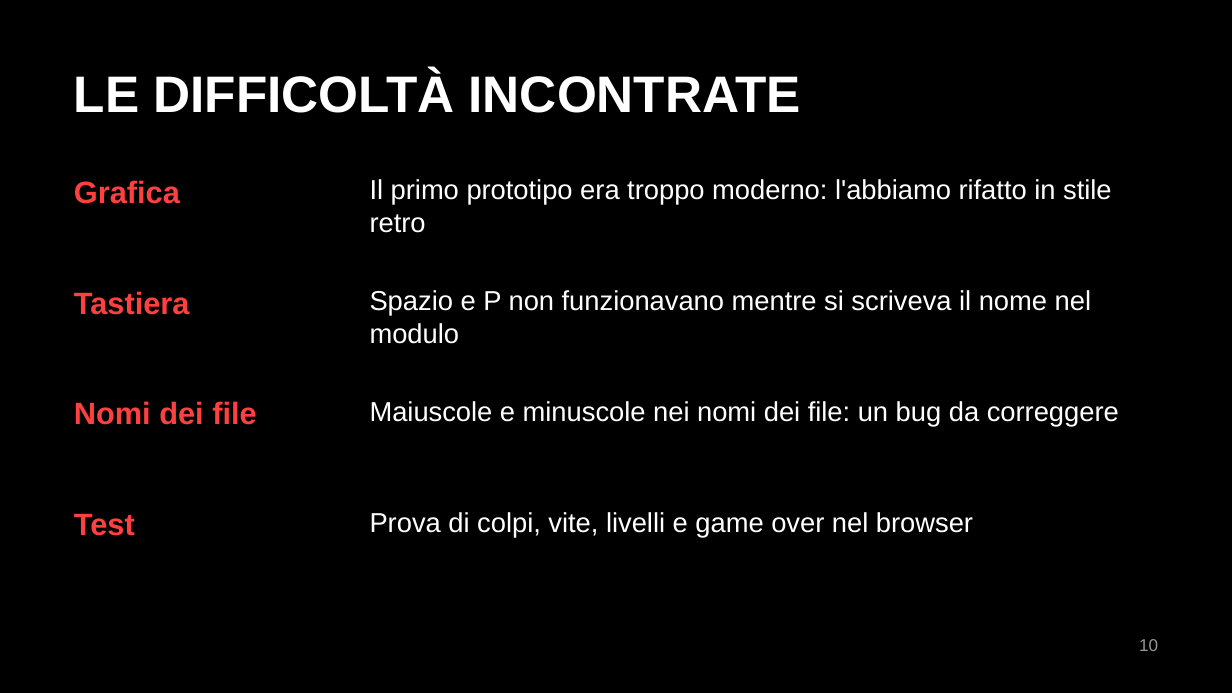
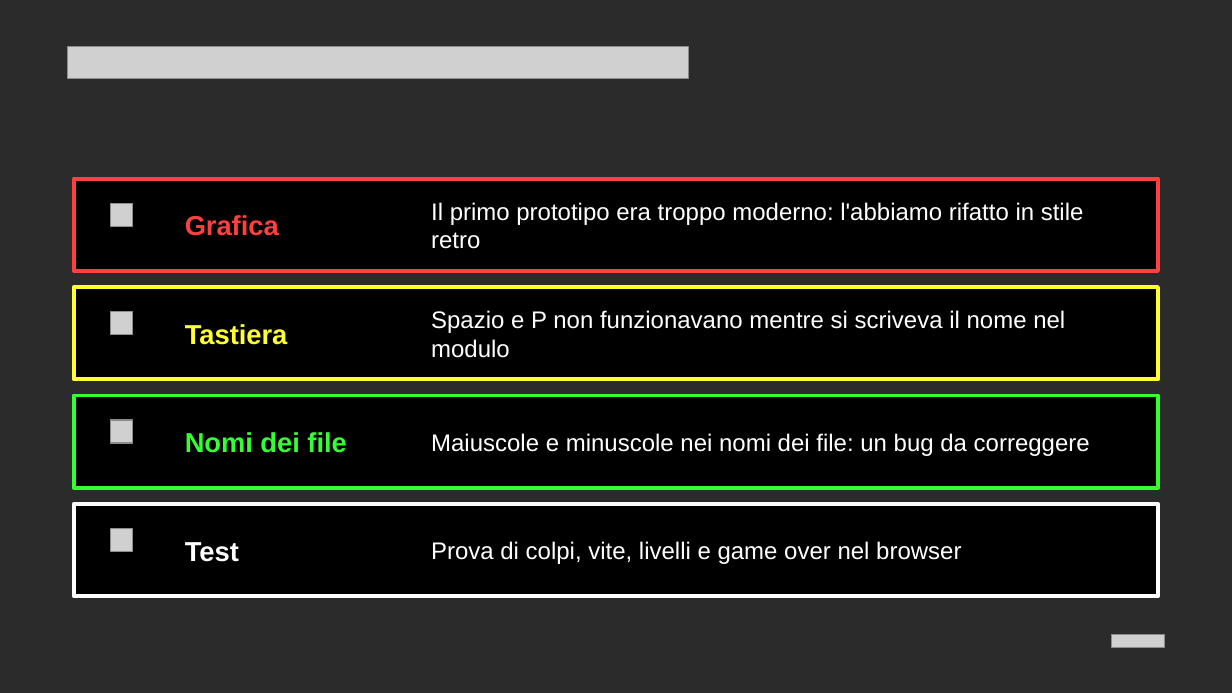
Before and after one commit to EliseyRotar/progetto-tps-arcade-games, a slide deck: slide 10 of consegna/Space Invaders - Presentazione.pptx. Drawn at 1232x693 pixels with LibreOffice and Linux fonts; fonts in the diff are those of the drawing; grey boxes stand for pictures; background and template pictures are left out; a plain dark background stands for a picture behind light text. Boxes give left, top, right and bottom in pixels: in the first picture for what was removed or moved away, otherwise in the second. Text is boxed around its words. In the diff, an @@ line names an element or a change of style, - is before the commit and + after.

```diff
--- a/consegna/Space Invaders - Presentazione.pptx
+++ b/consegna/Space Invaders - Presentazione.pptx
@@ background #000000 to picture (left out) @@
@@ picture added at [68, 47, 689, 79] @@
@@ text removed at [74, 71, 801, 113] @@
-LE DIFFICOLTÀ INCONTRATE
@@ rectangle added at [74, 179, 1158, 271], fill #000000, outline #FF4040 2.25 pt @@
@@ text "Grafica": place and size @@
-text "Grafica" at [74, 180, 180, 204]
+text "Grafica" at [185, 215, 279, 236]
@@ text "Grafica" at [185, 215, 279, 236]: size 18 to 16 pt; vertical alignment top to middle @@
@@ text "Il primo prototipo era troppo ...": place and size @@
-text "Il primo prototipo era troppo ..." at [370, 179, 1112, 233]
+text "Il primo prototipo era troppo ..." at [431, 202, 1084, 249]
@@ picture added at [111, 203, 133, 227] @@
@@ rectangle added at [74, 287, 1158, 379], fill #000000, outline #FFFF33 2.25 pt @@
@@ text "Tastiera": place and size @@
-text "Tastiera" at [74, 291, 190, 315]
+text "Tastiera" at [185, 324, 288, 345]
@@ text "Tastiera" at [185, 324, 288, 345]: size 18 to 16 pt, text colour #FF4040 to #FFFF33; vertical alignment top to middle @@
@@ text "Spazio e P non funzionavano ...": place and size @@
-text "Spazio e P non funzionavano ..." at [370, 290, 1091, 344]
+text "Spazio e P non funzionavano ..." at [431, 310, 1065, 358]
@@ picture added at [111, 312, 133, 335] @@
@@ rectangle added at [74, 395, 1158, 488], fill #000000, outline #33FF33 2.25 pt @@
@@ text "Nomi dei file": place and size @@
-text "Nomi dei file" at [74, 401, 256, 425]
+text "Nomi dei file" at [185, 432, 346, 453]
@@ text "Nomi dei file" at [185, 432, 346, 453]: size 18 to 16 pt, text colour #FF4040 to #33FF33; vertical alignment top to middle @@
@@ text "Maiuscole e minuscole nei nomi ...": place and size @@
-text "Maiuscole e minuscole nei nomi ..." at [370, 401, 1119, 427]
+text "Maiuscole e minuscole nei nomi ..." at [431, 433, 1090, 456]
@@ picture added at [111, 420, 133, 444] @@
@@ rectangle added at [74, 504, 1158, 596], fill #000000, outline #FFFFFF 2.25 pt @@
@@ text "Test": place and size @@
-text "Test" at [74, 513, 135, 536]
+text "Test" at [185, 542, 239, 562]
@@ text "Test" at [185, 542, 239, 562]: size 18 to 16 pt, text colour #FF4040 to #FFFFFF; vertical alignment top to middle @@
@@ size 16 to 14 pt; vertical alignment top to middle in 4 elements at [431, 310, 1065, 358], [431, 433, 1090, 456], [431, 202, 1084, 249], [431, 541, 961, 564] @@
@@ text "Prova di colpi, vite, livelli ...": place and size @@
-text "Prova di colpi, vite, livelli ..." at [370, 512, 973, 538]
+text "Prova di colpi, vite, livelli ..." at [431, 541, 961, 564]
@@ picture added at [111, 529, 133, 552] @@
@@ picture added at [1111, 634, 1164, 647] @@
@@ text removed at [1139, 639, 1158, 651] @@
-10
```
Also in this commit, not shown: 9 other slides changed, 1 slide added, 1 slide removed, 8 other files.
